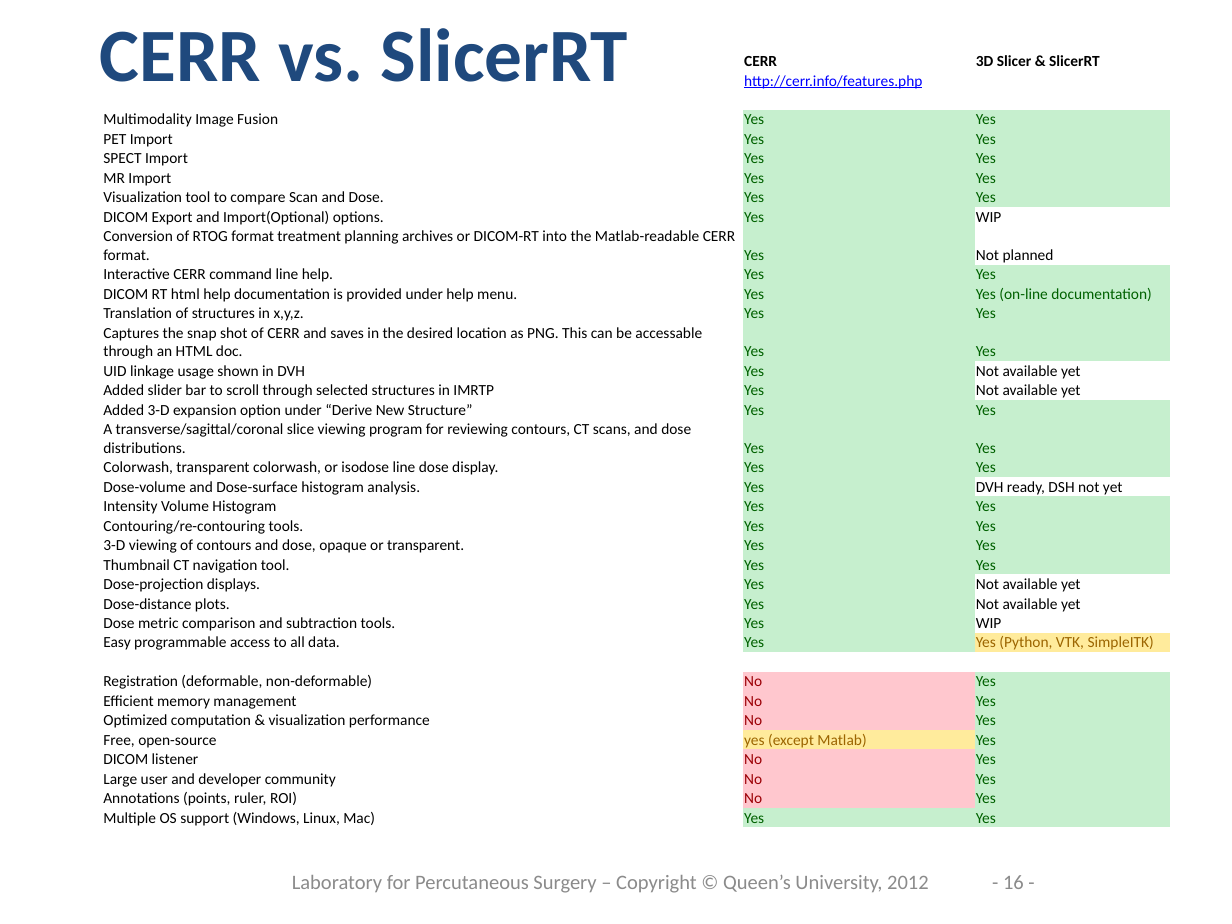
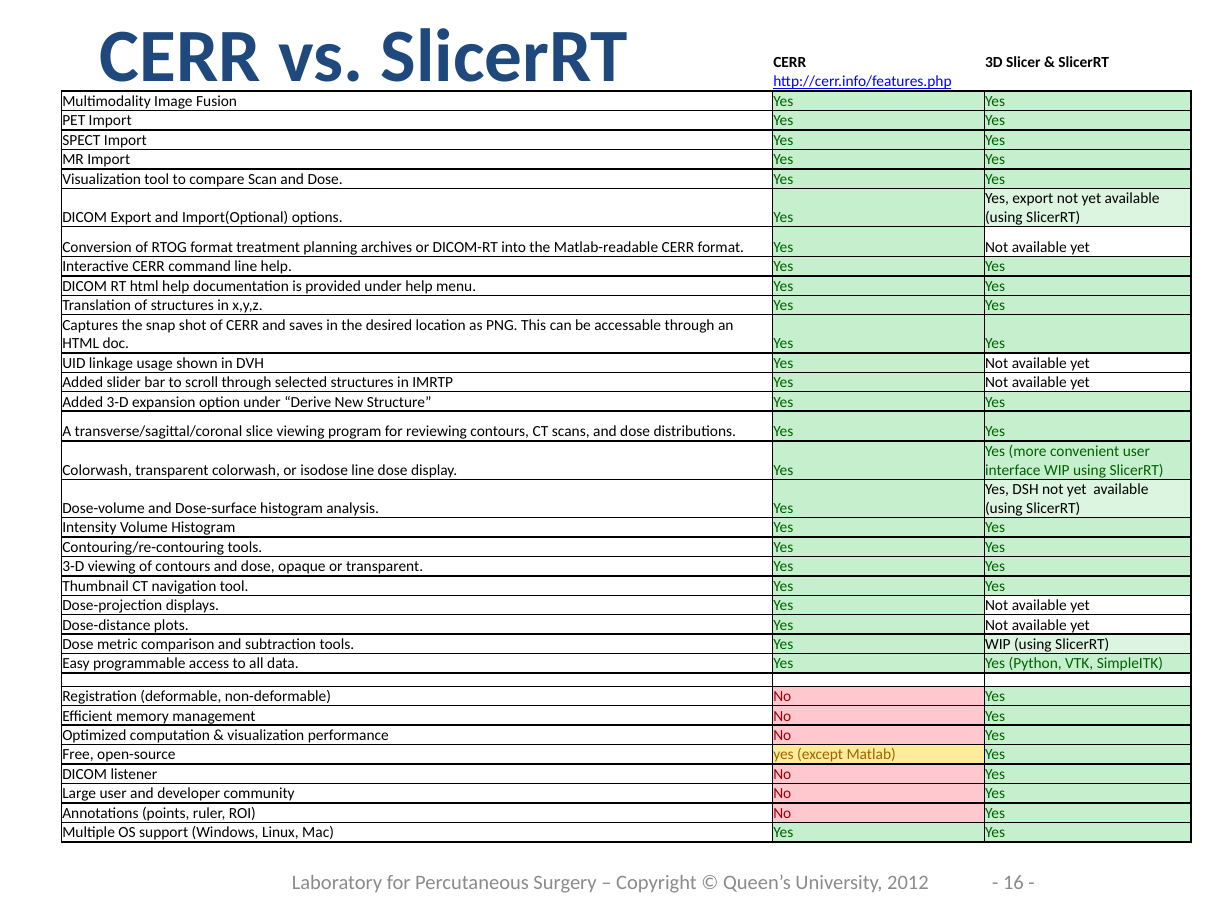
Before and after one commit to SlicerRt/SlicerRtDoc, a slide deck: slide 16 of overview/SlicerRtOverview.pptx. Drawn at 1232x924 pixels with LibreOffice and Linux fonts; fonts in the diff are those of the drawing; background and template pictures are left out. Boxes give left, top, right and bottom in pixels: in the first picture for what was removed or moved away, otherwise in the second. Text is boxed around its words. In the diff, an @@ line names an element or a change of style, - is before the commit and + after.

```diff
--- a/overview/SlicerRtOverview.pptx
+++ b/overview/SlicerRtOverview.pptx
@@ table at box(62, 52, 1191, 846) @@
-row 3:  |  | 
-row 8, column 3: WIP
+row 8, column 3: Yes, export not yet available (using SlicerRT)
-row 9, column 3: Not planned
+row 9, column 3: Not available yet
-row 11, column 3: Yes (on-line documentation)
+row 11, column 3: Yes
-row 18, column 3: Yes
+row 18, column 3: Yes (more convenient user interface WIP using SlicerRT)
-row 19, column 3: DVH ready, DSH not yet
+row 19, column 3: Yes, DSH not yet available (using SlicerRT)
-row 26, column 3: WIP
+row 26, column 3: WIP (using SlicerRT)
@@ table: place and size @@
-table at box(102, 52, 1169, 830)
+table at box(62, 52, 1191, 846)
```
Also in this commit, not shown: 1 other slide changed.
